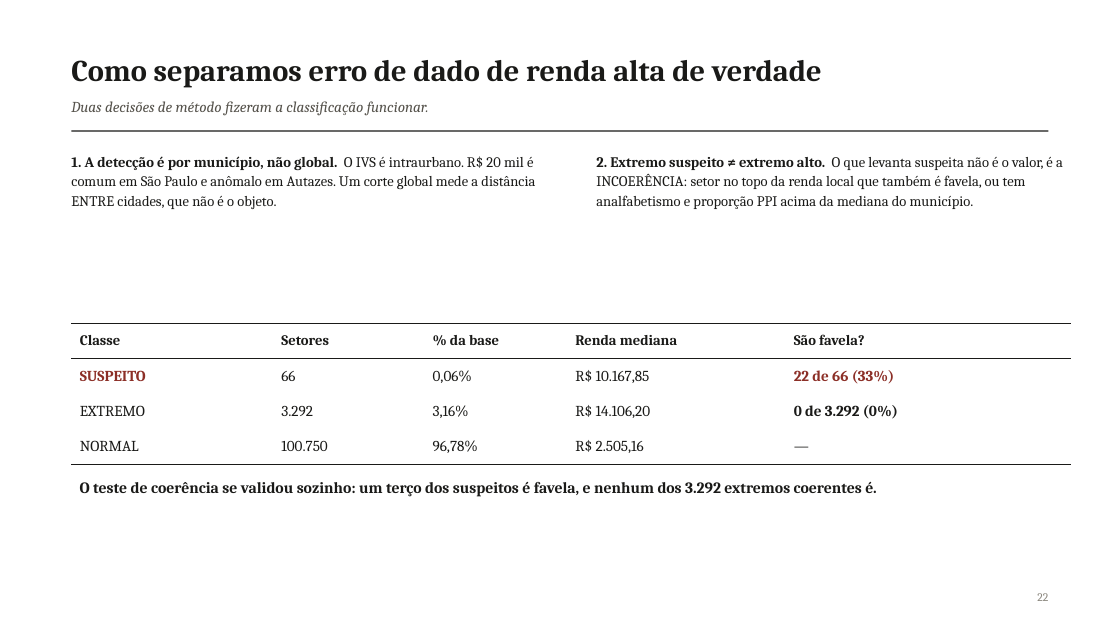
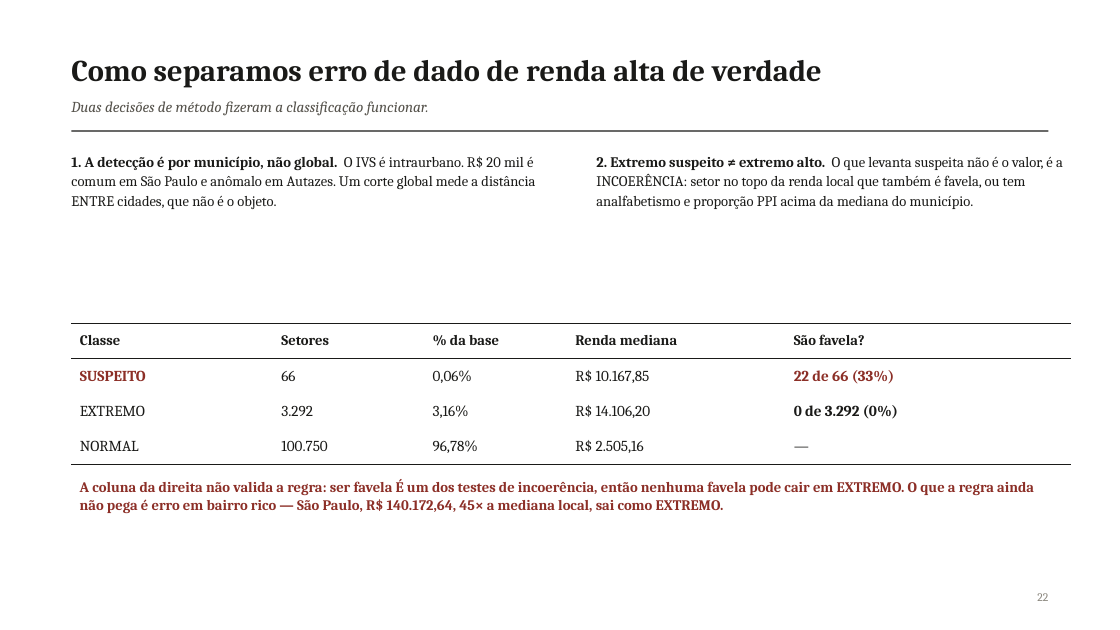
Before and after one commit to pedrinndias/Projeto_IVS_Censo, a slide deck: slide 20 of docs/Apresentacoes_IVS/historico/2026-08-21_EDA_Central_1a_rodada.pptx (slide 22 before the commit). Drawn at 1120x630 pixels with LibreOffice and Linux fonts; fonts in the diff are those of the drawing. Boxes give left, top, right and bottom in pixels: in the first picture for what was removed or moved away, otherwise in the second. Text is boxed around its words. In the diff, an @@ line names an element or a change of style, - is before the commit and + after.

```diff
--- a/docs/Apresentacoes_IVS/historico/2026-08-21_EDA_Central_1a_rodada.pptx
+++ b/docs/Apresentacoes_IVS/historico/2026-08-21_EDA_Central_1a_rodada.pptx
@@ text at [80, 479, 1034, 513]: text changed; size 13.5 to 12.5 pt; text colour #1A1A18 to #8C2F27 @@
-O teste de coerência se validou sozinho: um terço dos suspeitos é favela, e nenhum dos 3.292 extremos coerentes é.
+A coluna da direita não valida a regra: ser favela É um dos testes de incoerência, então nenhuma favela pode cair em EXTREMO. O que a regra ainda não pega é erro em bairro rico — São Paulo, R$ 140.172,64, 45× a mediana local, sai como EXTREMO.
```
Also in this commit, not shown: 26 other slides changed, 7 slides removed, 3 other files.
